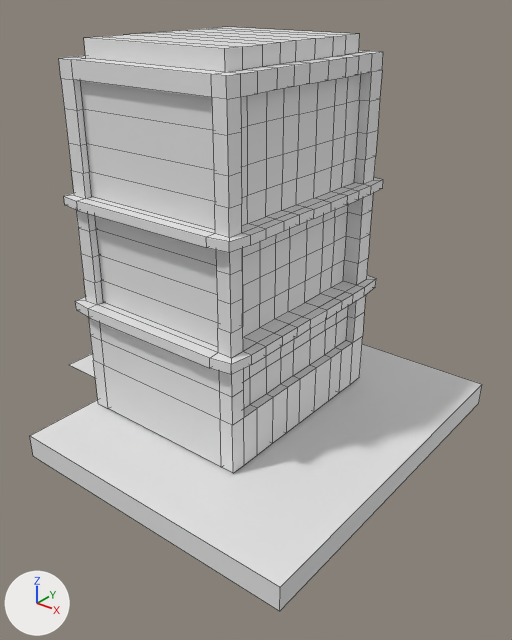
The Blender file Getaway Taxi/Assets/Prefabs/World/Buildiings/Apartment building.blend as it was, and as the next commit left it.
Both versions are drawn from a camera (50 mm lens) standing at (137.0, -180.0, 151.0) and looking at (-5.0, -2.0, 41.0). Every picture has the same lights, and +X, +Y and +Z are marked at lower left. Mesh edges are drawn as thin lines.
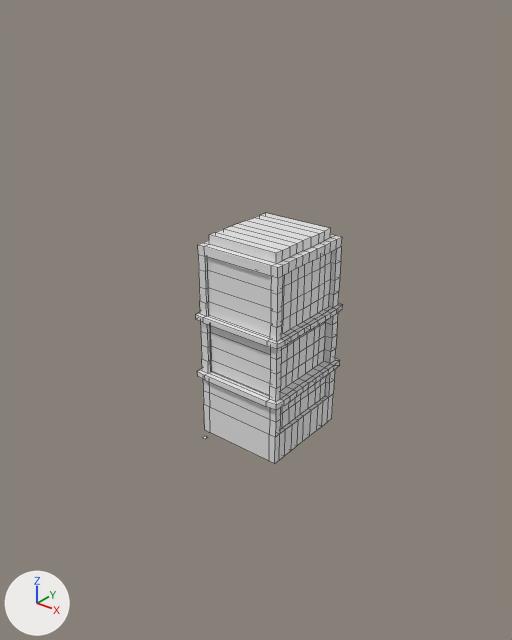
Boxes (x1, y1, x2, y2) around the edits, measured in the pictures (512 x 640 px; the box of a moved part takes in the faces that stretch with it):
'Cube.001', reshaped (54% narrower, 44% shorter)
    before: (59, 27, 383, 473)
    after: (196, 213, 343, 464)
'Cube', deleted
    before: (30, 344, 482, 611)
part 1 of me_cube_007, moved or reshaped
    before: (59, 27, 383, 473)
    after: (196, 213, 343, 464)
part 2 of me_cube_007, deleted
    before: (69, 354, 95, 377)

The change in detail:
me_cube_007 is used by ob_cube_001; location (0.0, 0.0, 10.2); scale (3.22, 3.78, 0.326).
me_cube_007 had 842 vertices, 820 faces and spanned x -29.0..6.0, y -11.0..12.0, z -56.0..381.0.
me_cube_007 now has 766 vertices, 761 faces and spans x -6.0..6.0, y -5.0..5.0, z -56.0..197.0.
me_cube_007 part 1: the loose piece of 762 vertices spanning x -17.0..6.0, y -11.0..12.0, z -15.0..381.0 is scaled about its middle by (0.495, 0.461, 0.597), then moved by (6.0, 0.0, -104.0).
me_cube_007 part 2: 8 loose pieces with 76 vertices, spanning x -29.0..-9.0, y -5.0..12.0, z -36.0..44.0, are deleted.
Object 'Cube' (ob_cube) is deleted.
